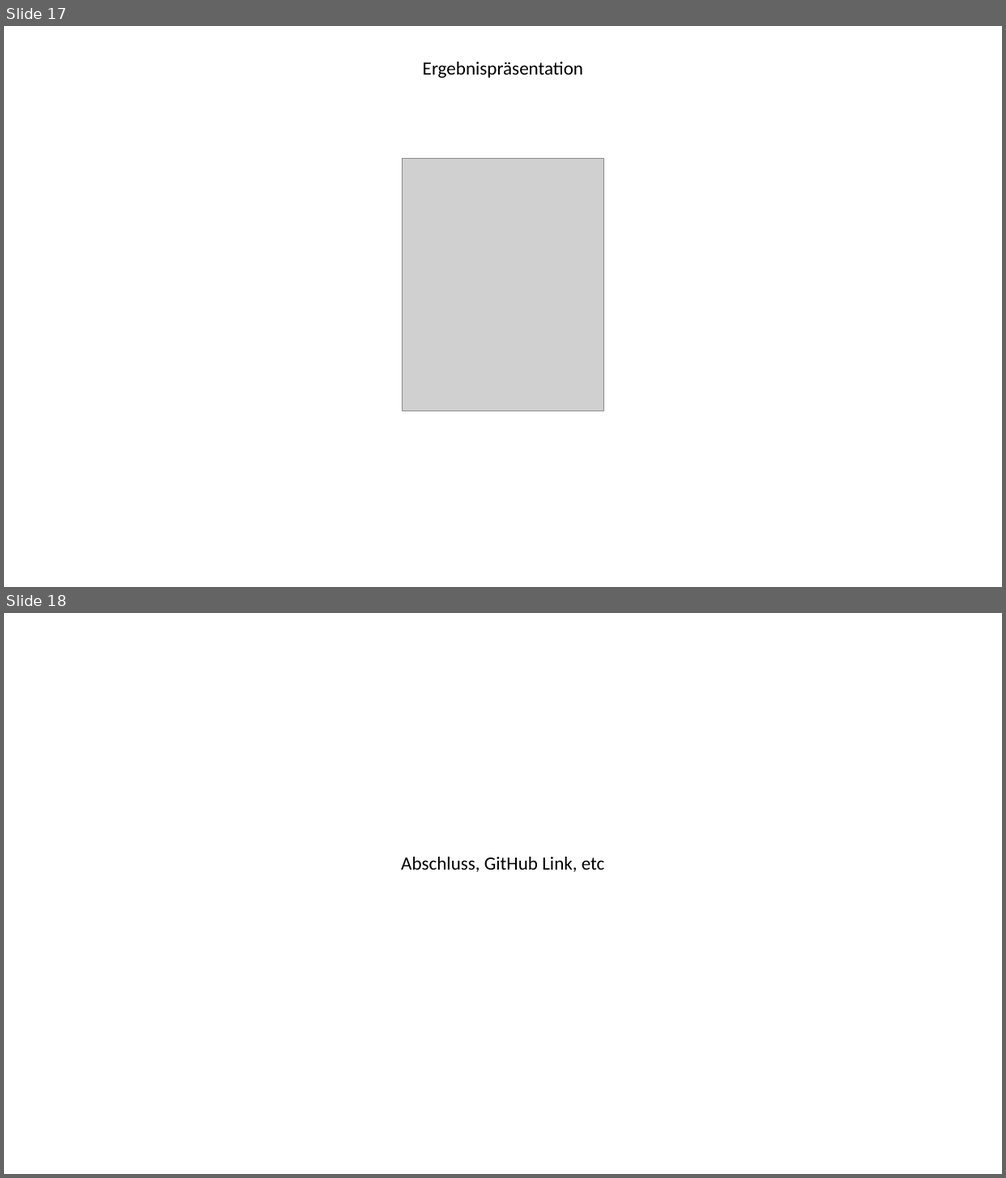
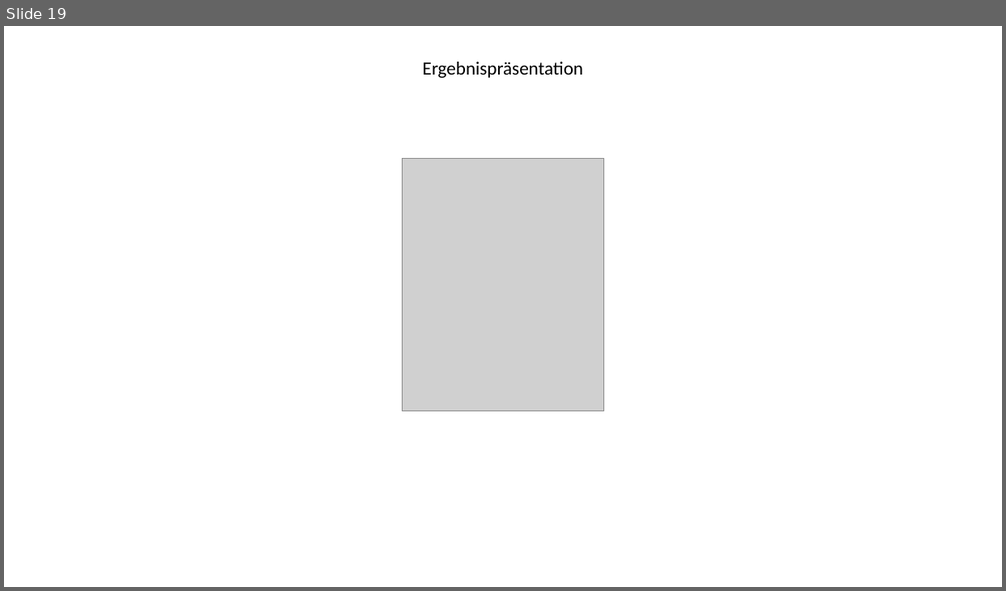
Before and after one commit to Fuenfgeld/DMA2022DataProjectC, a slide deck: video/Video.pptx. Shown one above the other, each under a label of ours: slides 17 and 18 before the commit, slide 19 after it. The pictures are 1006x1178 and 1006x591 pixels, drawn with LibreOffice and Linux fonts; fonts in the diff are those of the drawing; grey boxes stand for pictures. Boxes give left, top, right and bottom in pixels: in the first picture for what was removed or moved away, otherwise in the second. Text is boxed around its words. In the diff, an @@ line names an element or a change of style, - is before the commit and + after.

```diff
--- a/video/Video.pptx
+++ b/video/Video.pptx
@@ slide 18 removed at <box>4,613,1002,1174</box>, background #FFFFFF @@
@@ text removed at <box>401,857,605,872</box> @@
-Abschluss, GitHub Link, etc
@@ what was slide 17 is now slide 19 @@
```
Also in this commit, not shown: 2 slides changed, 5 slides added, 2 other slides removed, 6 other files.
